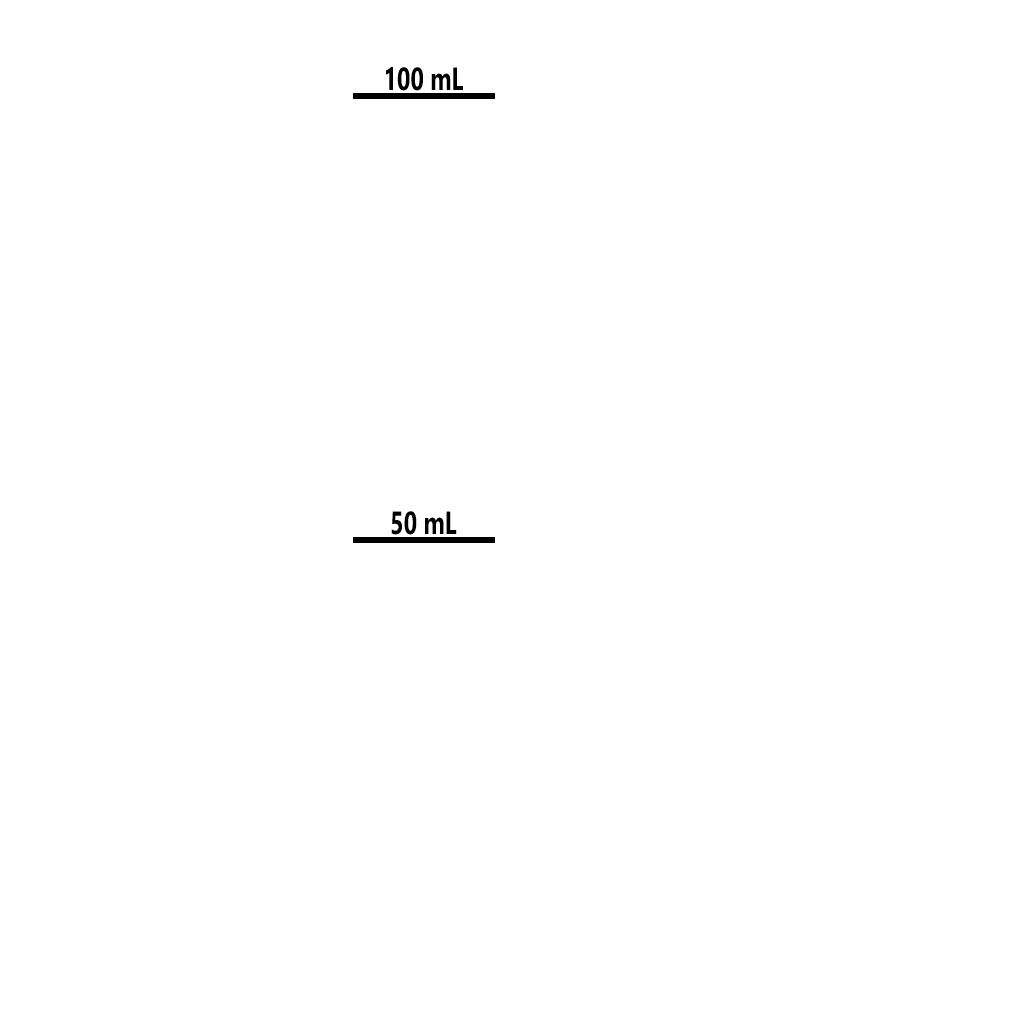
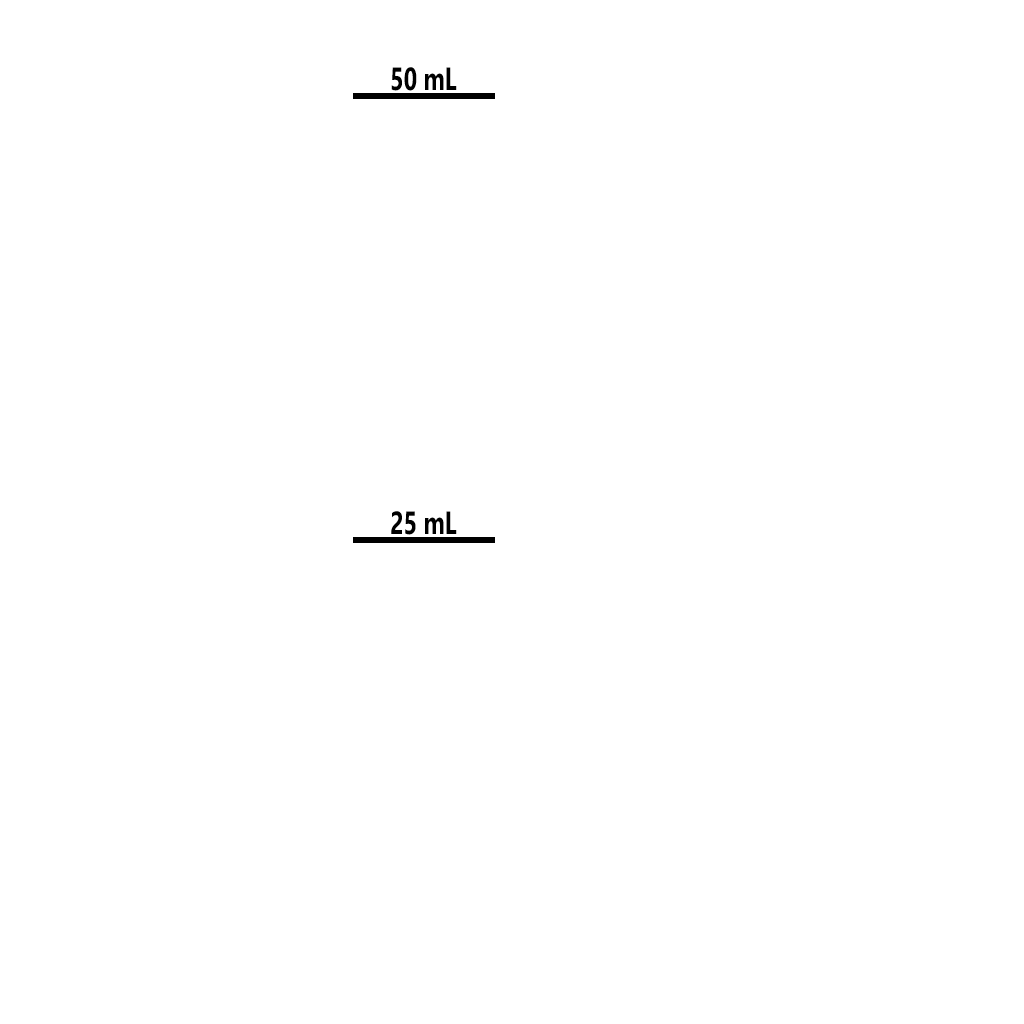
Layers edited between the first and the second (1024, 1024) image:
renamed "100 mL" to "50 mL", painted on it over 386, 67, 463, 91
renamed "50 mL" to "25 mL", painted on it over 391, 511, 417, 535
